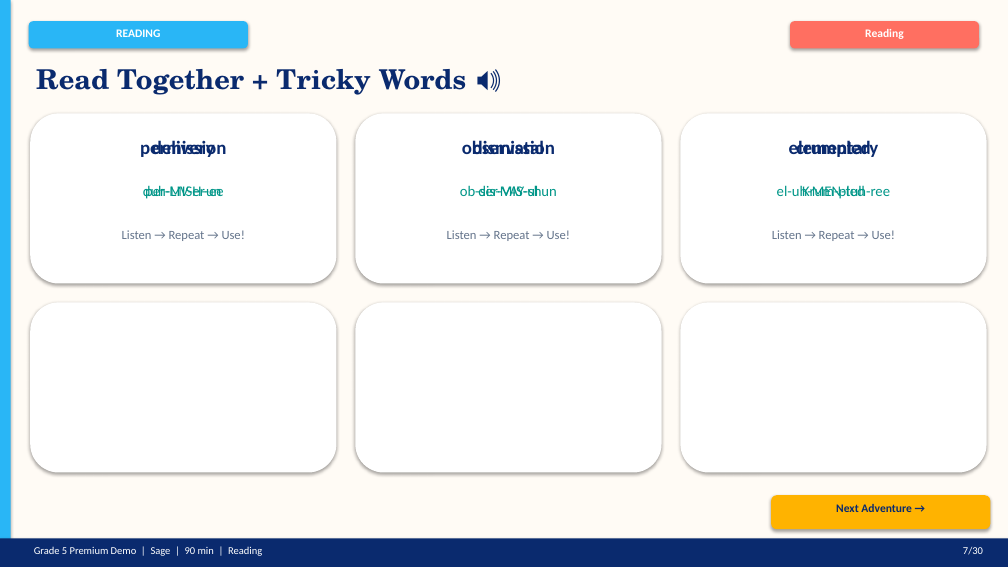
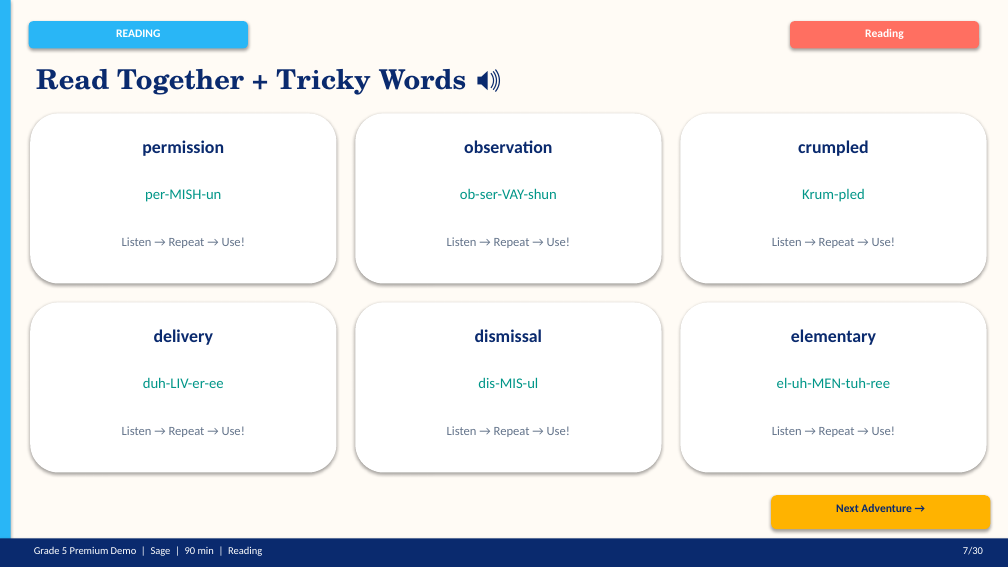
Before and after one commit to bhushanjain143/class-nodes-, a slide deck: slide 7 of Grade5_Sage_Premium_English_Demo_90min.pptx. Drawn at 1008x567 pixels with LibreOffice and Linux fonts; fonts in the diff are those of the drawing. Boxes give left, top, right and bottom in pixels: in the first picture for what was removed or moved away, otherwise in the second. Text is boxed around its words. In the diff, an @@ line names an element or a change of style, - is before the commit and + after.

```diff
--- a/Grade5_Sage_Premium_English_Demo_90min.pptx
+++ b/Grade5_Sage_Premium_English_Demo_90min.pptx
@@ text "per-MISH-un": place and size @@
-text "per-MISH-un" at box(145, 185, 221, 199)
+text "per-MISH-un" at box(145, 189, 221, 202)
@@ text added at box(122, 237, 245, 248), 12 pt, text #64748B @@
+Listen → Repeat → Use!
@@ text added at box(447, 237, 570, 248), 12 pt, text #64748B @@
+Listen → Repeat → Use!
@@ text added at box(772, 237, 895, 248), 12 pt, text #64748B @@
+Listen → Repeat → Use!
@@ text "delivery": place and size @@
-text "delivery" at box(152, 140, 215, 157)
+text "delivery" at box(154, 329, 214, 345)
@@ text "dismissal": place and size @@
-text "dismissal" at box(473, 140, 544, 154)
+text "dismissal" at box(475, 329, 542, 342)
@@ size 18 to 17 pt in 6 elements at box(142, 140, 224, 156), box(464, 140, 552, 153), box(798, 140, 868, 156), box(154, 329, 214, 345), box(475, 329, 542, 342), box(791, 329, 876, 345) @@
@@ text "elementary": place and size @@
-text "elementary" at box(789, 140, 879, 157)
+text "elementary" at box(791, 329, 876, 345)
@@ 6 texts: place and size @@
-6 texts at box(122, 185, 895, 241)
+6 texts at box(122, 377, 895, 437)
```
Also in this commit, not shown: 2 other slides changed.
